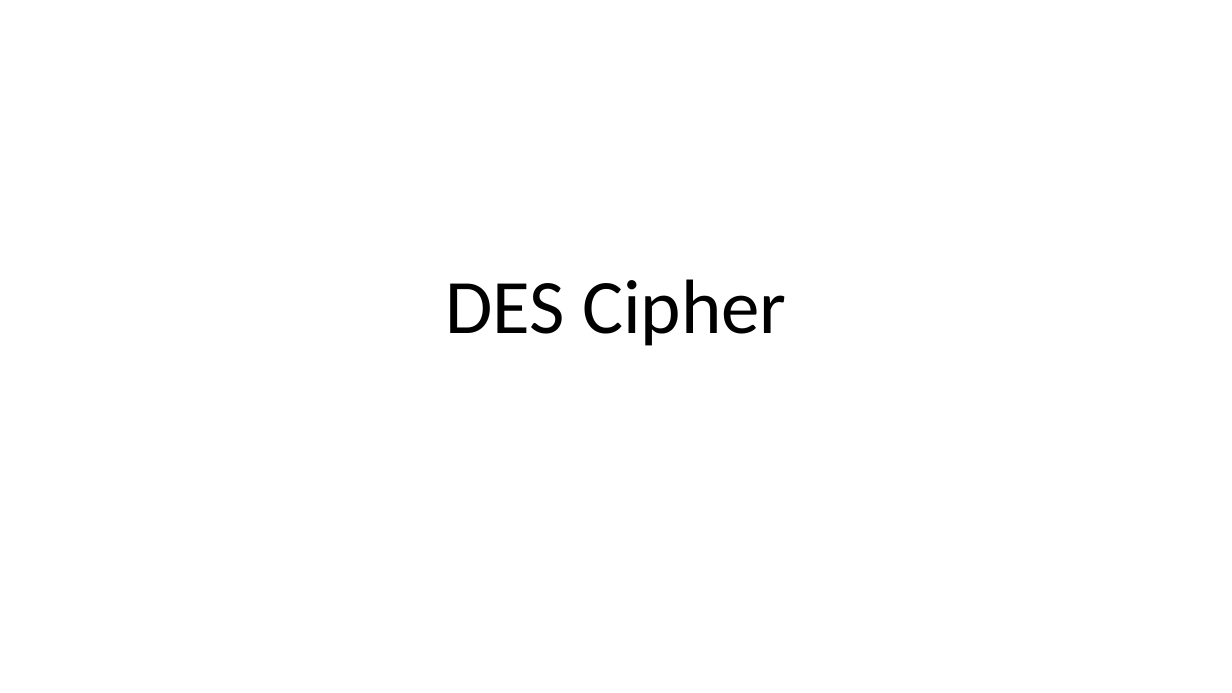
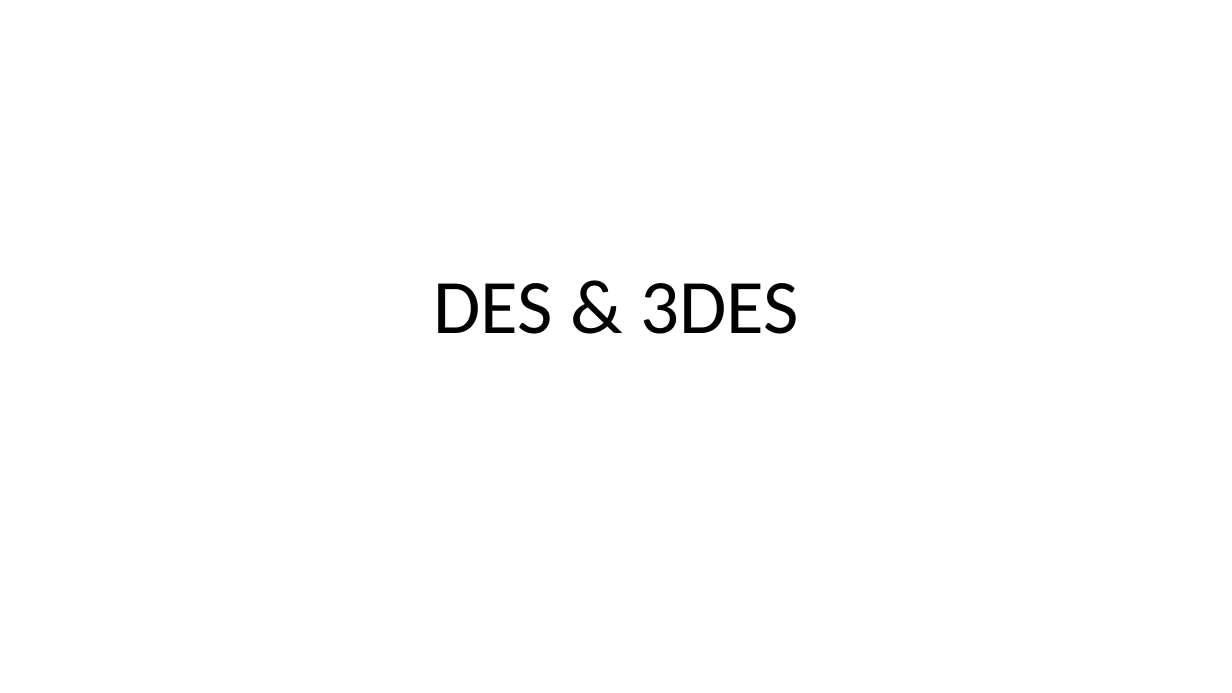
Before and after one commit to nhatquang261002/DES-Encryption, a slide deck: slide 1 of DES Cipher.pptx. Drawn at 1232x693 pixels with LibreOffice and Linux fonts; fonts in the diff are those of the drawing. Boxes give left, top, right and bottom in pixels: in the first picture for what was removed or moved away, otherwise in the second. Text is boxed around its words. In the diff, an @@ line names an element or a change of style, - is before the commit and + after.

```diff
--- a/DES Cipher.pptx
+++ b/DES Cipher.pptx
@@ title at [433, 283, 799, 334]: text changed @@
-DES Cipher
+DES & 3DES
```
Also in this commit, not shown: 1 other slide changed, 3 slides added.
